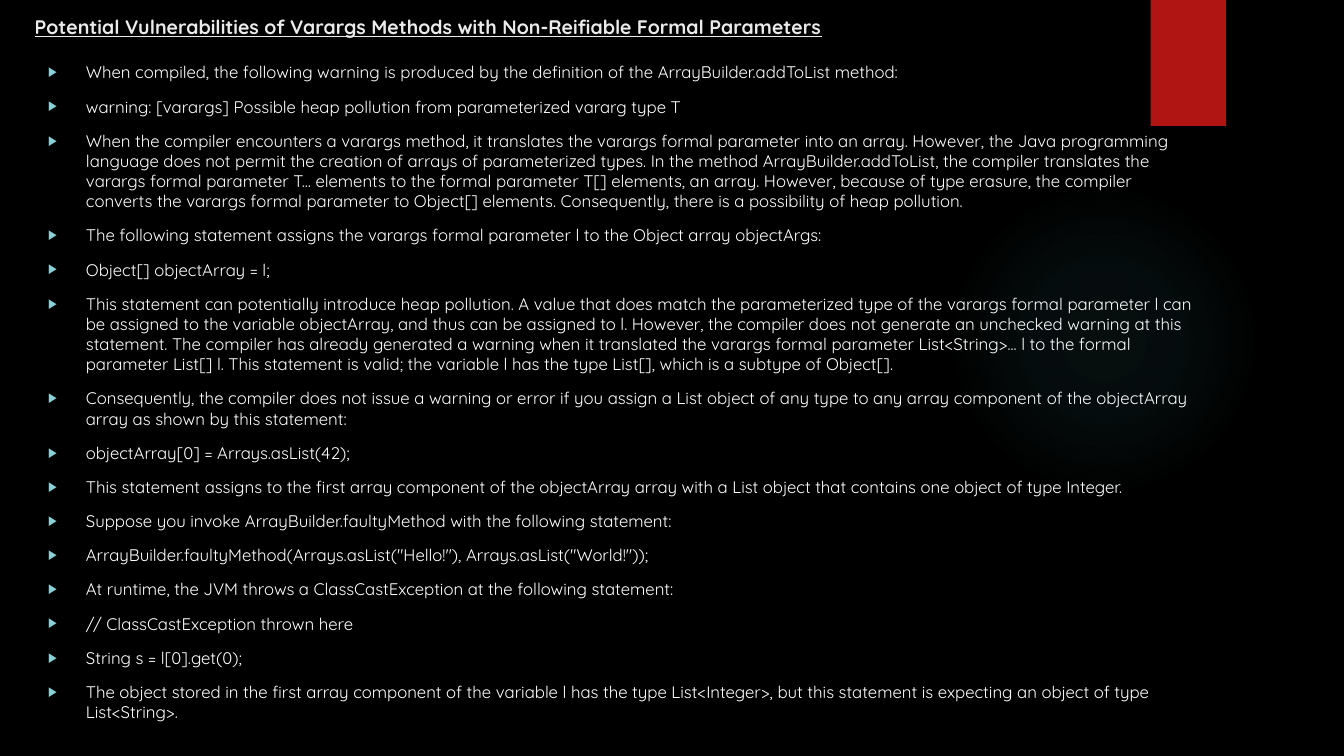
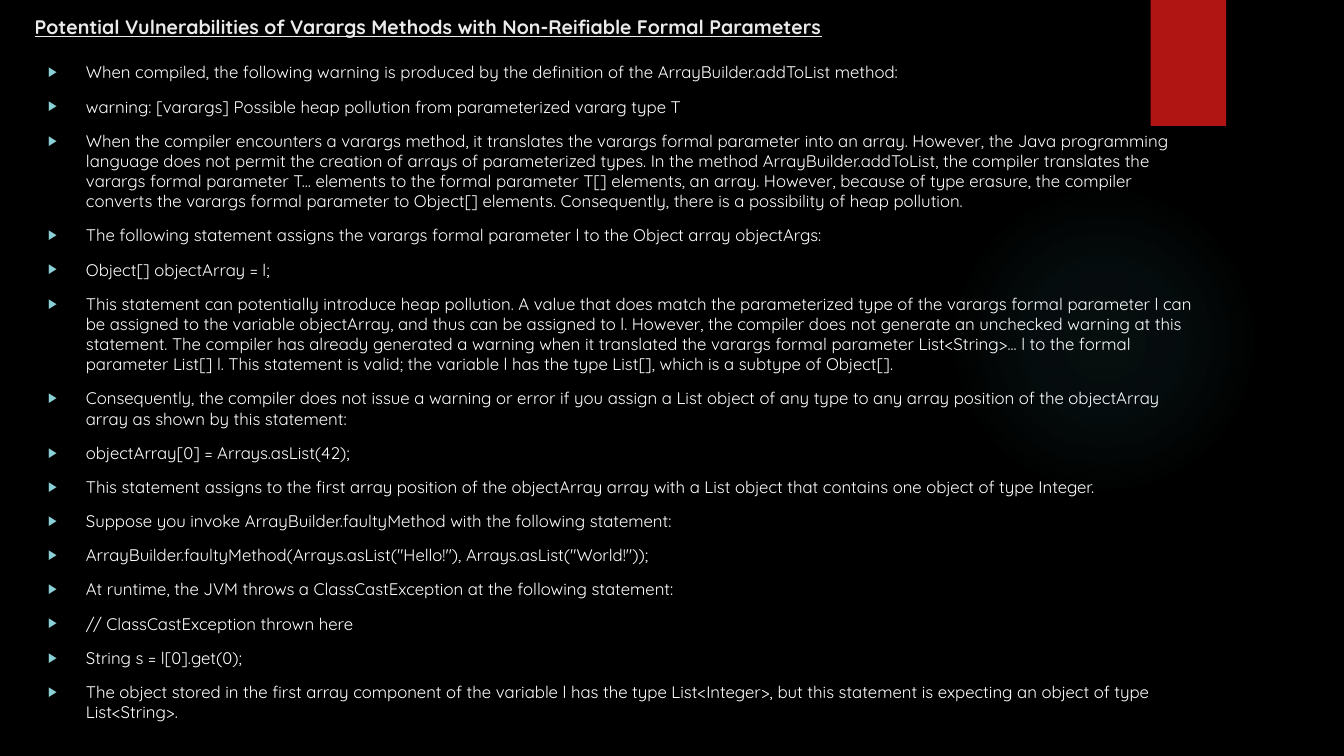
Before and after one commit to rudhrainfogain/JavaGenerics, a slide deck: slide 61 of src/main/resources/JavaGenerics.pptx (slide 60 before the commit). Drawn at 1344x756 pixels with LibreOffice and Linux fonts; fonts in the diff are those of the drawing; background and template pictures are left out. Boxes give left, top, right and bottom in pixels: in the first picture for what was removed or moved away, otherwise in the second. Text is boxed around its words. In the diff, an @@ line names an element or a change of style, - is before the commit and + after.

Commit message:
Updated PPT

```diff
--- a/src/main/resources/JavaGenerics.pptx
+++ b/src/main/resources/JavaGenerics.pptx
@@ text at bbox=[86, 391, 1159, 429]: text changed @@
-▶ Consequently, the compiler does not issue a warning or error if you assign a List object of any type to any array component of the objectArray array as shown by this statement:
+▶ Consequently, the compiler does not issue a warning or error if you assign a List object of any type to any array position of the objectArray array as shown by this statement:
@@ text at bbox=[86, 480, 1094, 497]: text changed @@
-▶ This statement assigns to the first array component of the objectArray array with a List object that contains one object of type Integer.
+▶ This statement assigns to the first array position of the objectArray array with a List object that contains one object of type Integer.
```
Also in this commit, not shown: 2 other slides changed, 1 slide added.
